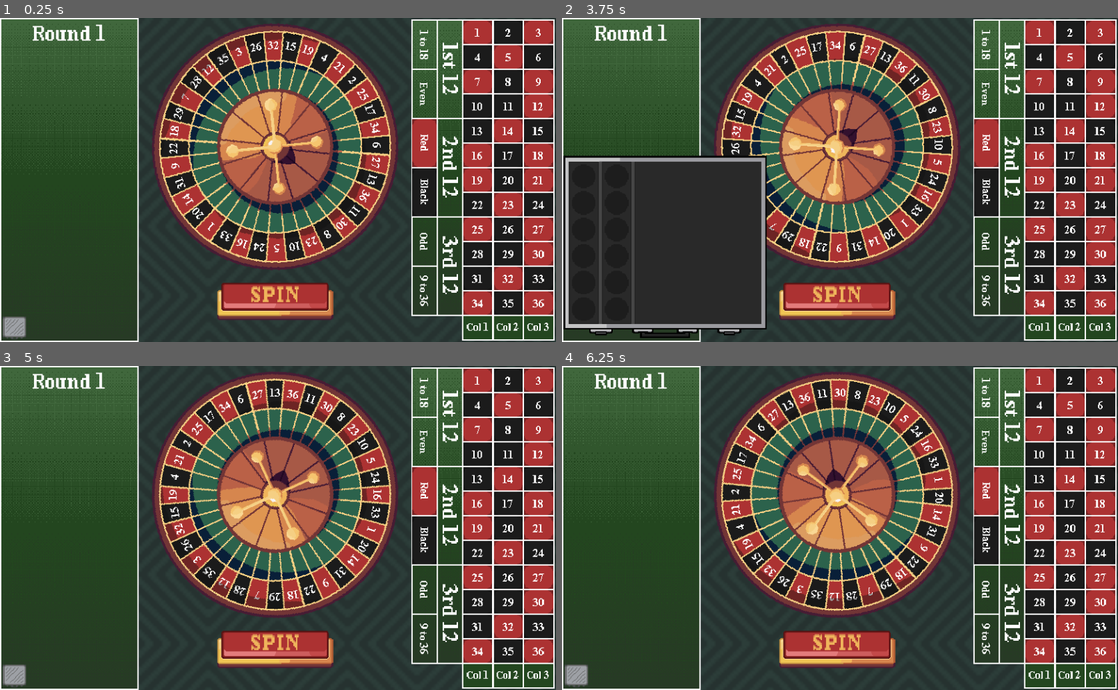
Above: before the commit, frames 1-4 (two rows, left to right).
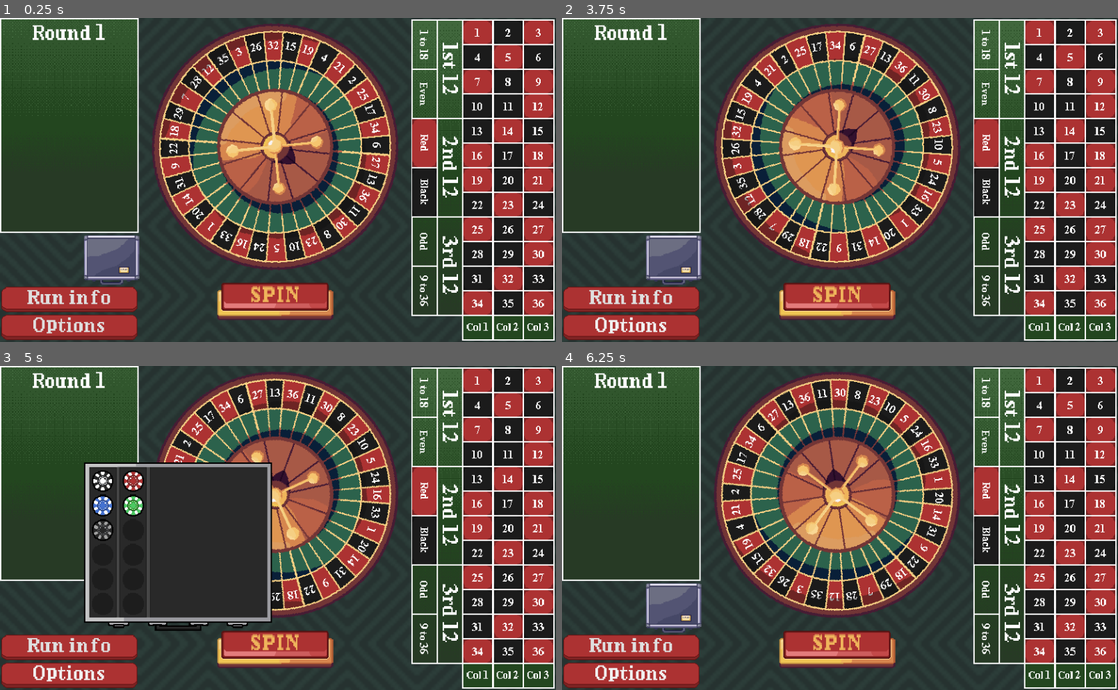
Above: after the commit, the same moments.

Repository: wonderdip/roulette-roguelike
Game: Godot game, scene res://scenes/roulette.tscn
Two runs of this game, one before a commit and one after it. Both use one fixed random seed, a clock stepped at 60 frames per second and the inputs below.
Inputs (mouse positions are in pixels of both pictures, inside the frame that each line leads up to):
- Up to frame 1 (0.25 s): no input
- Up to frame 2 (3.75 s): click (628, 299) at 0.5 s, where only the run after the commit has a clickable "Run info"; click (628, 329) at 1.25 s, where only the run after the commit has a clickable "Options"; click (628, 299) at 2 s, where only the run after the commit has a clickable "Run info"; click (628, 299) at 2.75 s, where only the run after the commit has a clickable "Run info"; drag from (578, 329) to (1040, 30) at 3.52 s
- Up to frame 3 (5 s): drag from (94, 599) to (478, 378) at 4.27 s
- Up to frame 4 (6.25 s): move the mouse to (895, 456) at 5.02 s; click (895, 456) at 5.17 s; drag from (812, 592) to (1067, 378) at 5.77 s

The runs differ from the first frame. In frame 1, 7.3% of the frame differs, in the area x 0-26%, y 0-100%; in frame 2, 12%; in frame 3, 19%, in the area x 0-49%, y 0-100%; in frame 4, 7.3%.

Commit message:
chip system done

Diff:
--- a/scenes/chip_case.tscn
+++ b/scenes/chip_case.tscn
@@ -8,41 +8,44 @@
 size = Vector2(246, 208)
 
 [sub_resource type="RectangleShape2D" id="RectangleShape2D_snhhq"]
-size = Vector2(32, 31)
+size = Vector2(76, 68)
 
 [node name="ChipCase" type="Node2D"]
 script = ExtResource("1_d1ryc")
 
 [node name="BigCase" type="Node2D" parent="."]
+visible = false
 
 [node name="BigCaseTexture" type="Sprite2D" parent="BigCase"]
-position = Vector2(130, -118)
+position = Vector2(92, -84)
 texture = ExtResource("1_lqwp2")
 
 [node name="Marker2D" type="Marker2D" parent="BigCase/BigCaseTexture"]
 unique_name_in_owner = true
 position = Vector2(-119, -107)
 
-[node name="BigArea2D" type="Area2D" parent="BigCase"]
+[node name="BigArea2D" type="Area2D" parent="BigCase/BigCaseTexture"]
 unique_name_in_owner = true
-position = Vector2(130, -118)
 
-[node name="BigCollisionShape" type="CollisionShape2D" parent="BigCase/BigArea2D"]
+[node name="BigCollisionShape" type="CollisionShape2D" parent="BigCase/BigCaseTexture/BigArea2D"]
+unique_name_in_owner = true
 position = Vector2(0, -7)
 shape = SubResource("RectangleShape2D_v37ql")
 
 [node name="SmallCase" type="Node2D" parent="."]
 
 [node name="SmallCaseTexture" type="Sprite2D" parent="SmallCase"]
-position = Vector2(130, -118)
+position = Vector2(0, -76)
 texture = ExtResource("3_snhhq")
 
-[node name="SmallArea2D" type="Area2D" parent="SmallCase"]
-position = Vector2(130, -118)
+[node name="SmallArea2D" type="Area2D" parent="SmallCase/SmallCaseTexture"]
+position = Vector2(0, 76)
 
-[node name="SmallCollisionShape" type="CollisionShape2D" parent="SmallCase/SmallArea2D"]
-position = Vector2(-112, 100.5)
+[node name="SmallCollisionShape" type="CollisionShape2D" parent="SmallCase/SmallCaseTexture/SmallArea2D"]
+unique_name_in_owner = true
 shape = SubResource("RectangleShape2D_snhhq")
 
-[connection signal="input_event" from="BigCase/BigArea2D" to="." method="_on_big_area_2d_input_event"]
-[connection signal="input_event" from="SmallCase/SmallArea2D" to="." method="_on_small_area_2d_input_event"]
+[connection signal="input_event" from="BigCase/BigCaseTexture/BigArea2D" to="." method="_on_big_area_2d_input_event"]
+[connection signal="input_event" from="SmallCase/SmallCaseTexture/SmallArea2D" to="." method="_on_small_area_2d_input_event"]
+[connection signal="mouse_entered" from="SmallCase/SmallCaseTexture/SmallArea2D" to="." method="_on_small_area_2d_mouse_entered"]
+[connection signal="mouse_exited" from="SmallCase/SmallCaseTexture/SmallArea2D" to="." method="_on_small_area_2d_mouse_exited"]
--- a/scenes/global.tscn
+++ b/scenes/global.tscn
@@ -1,7 +1,14 @@
-[gd_scene load_steps=2 format=3 uid="uid://8rc8f1g5mi0f"]
+[gd_scene load_steps=7 format=3 uid="uid://8rc8f1g5mi0f"]
 
 [ext_resource type="Script" uid="uid://5unv0ra2rj1d" path="res://scripts/global.gd" id="1_4pk28"]
+[ext_resource type="Texture2D" uid="uid://17hsdlembhb3" path="res://Assets/poker_chips/white_palette.png" id="2_6rlim"]
+[ext_resource type="Texture2D" uid="uid://cxoq5toyvhn1m" path="res://Assets/poker_chips/original_palette.png" id="2_opebo"]
+[ext_resource type="Texture2D" uid="uid://cfh0k0wh7fuuh" path="res://Assets/poker_chips/blue_palette.png" id="3_m3l3d"]
+[ext_resource type="Texture2D" uid="uid://cvdm7p3t0sr0h" path="res://Assets/poker_chips/green_palette.png" id="5_mmyj5"]
+[ext_resource type="Texture2D" uid="uid://ct02pxja1dsro" path="res://Assets/poker_chips/black_palette.png" id="6_unqd7"]
 
 [node name="Global" type="Node"]
 script = ExtResource("1_4pk28")
+chip_palettes = Array[Texture2D]([ExtResource("2_6rlim"), ExtResource("2_opebo"), ExtResource("3_m3l3d"), ExtResource("5_mmyj5"), ExtResource("6_unqd7")])
+original_palette = ExtResource("2_opebo")
 starter_money = 10
--- a/scenes/poker_chip.tscn
+++ b/scenes/poker_chip.tscn
@@ -1,7 +1,6 @@
-[gd_scene load_steps=22 format=4 uid="uid://c1qevlt2xpud"]
+[gd_scene load_steps=20 format=4 uid="uid://c1qevlt2xpud"]
 
 [ext_resource type="Script" uid="uid://buvwyd0nbqxpy" path="res://scripts/poker_chip.gd" id="1_6m1hv"]
-[ext_resource type="Texture2D" uid="uid://17hsdlembhb3" path="res://Assets/poker_chips/white_palette.png" id="2_3ux1q"]
 [ext_resource type="Texture2D" uid="uid://duyehid1gcx1u" path="res://Assets/poker_chips/poker_chip.png" id="2_6m1hv"]
 [ext_resource type="AudioStream" uid="uid://dnbfvc4aex70t" path="res://Assets/sfx/chip sfx/chip_drop1.wav" id="2_6vomn"]
 [ext_resource type="AudioStream" uid="uid://4nchfhf54stc" path="res://Assets/sfx/chip sfx/chip_pickup1.wav" id="3_8dh0e"]
@@ -13,7 +12,6 @@
 [ext_resource type="AudioStream" uid="uid://xr223l6a11ey" path="res://Assets/sfx/chip sfx/chip_pickup5.wav" id="7_f7fcw"]
 [ext_resource type="AudioStream" uid="uid://dxwkm8ob6qdwt" path="res://Assets/sfx/chip sfx/chip_pickup6.wav" id="8_6vomn"]
 [ext_resource type="Shader" uid="uid://bb68d43o3iiyg" path="res://shaders/palette_swap.gdshader" id="11_6vomn"]
-[ext_resource type="Texture2D" uid="uid://cfh0k0wh7fuuh" path="res://Assets/poker_chips/blue_palette.png" id="12_s1qk5"]
 [ext_resource type="Texture2D" uid="uid://cxoq5toyvhn1m" path="res://Assets/poker_chips/original_palette.png" id="12_x2t64"]
 
 [sub_resource type="ShaderMaterial" id="ShaderMaterial_x2t64"]
@@ -95,8 +93,6 @@
 
 [node name="PokerChip" type="Node2D"]
 script = ExtResource("1_6m1hv")
-chip_palettes = Array[Texture2D]([ExtResource("2_3ux1q"), ExtResource("12_x2t64"), ExtResource("12_s1qk5")])
-original_palette = ExtResource("12_x2t64")
 shader = ExtResource("11_6vomn")
 chip_drop = Array[AudioStream]([ExtResource("2_6vomn"), ExtResource("3_f7fcw"), ExtResource("4_6vomn")])
 chip_pickup = Array[AudioStream]([ExtResource("3_8dh0e"), ExtResource("4_5d561"), ExtResource("5_htmys"), ExtResource("6_ee8jj"), ExtResource("7_f7fcw"), ExtResource("8_6vomn")])
--- a/scenes/roulette.tscn
+++ b/scenes/roulette.tscn
@@ -1,9 +1,11 @@
-[gd_scene load_steps=22 format=3 uid="uid://bu4pl1mksn5kx"]
+[gd_scene load_steps=32 format=3 uid="uid://bu4pl1mksn5kx"]
 
 [ext_resource type="Script" uid="uid://d3dr0jruo0527" path="res://scripts/roulette.gd" id="1_6afvn"]
 [ext_resource type="Texture2D" uid="uid://d2nfkvoahfi3d" path="res://Assets/background.png" id="2_6wnlc"]
+[ext_resource type="Shader" uid="uid://bb68d43o3iiyg" path="res://shaders/palette_swap.gdshader" id="2_co0ci"]
 [ext_resource type="PackedScene" uid="uid://cjw317m5l7q6x" path="res://scenes/layout.tscn" id="3_lp4gq"]
 [ext_resource type="Texture2D" uid="uid://drgnlxrwgisfc" path="res://Assets/box.png" id="5_waas3"]
+[ext_resource type="Texture2D" uid="uid://duyehid1gcx1u" path="res://Assets/poker_chips/poker_chip.png" id="6_bjn61"]
 [ext_resource type="PackedScene" uid="uid://4r7gptm47fy1" path="res://scenes/wheel.tscn" id="7_6wnlc"]
 [ext_resource type="Script" uid="uid://d357ubukoc6yv" path="res://scripts/ball_spin.gd" id="7_8wylf"]
 [ext_resource type="AudioStream" uid="uid://nxwmska4fde2" path="res://Assets/sfx/wheelticks/tickOne.wav" id="8_8he63"]
@@ -18,15 +20,44 @@
 [ext_resource type="Texture2D" uid="uid://bliotju7xi1on" path="res://Assets/spin_button.png" id="17_ucm42"]
 [ext_resource type="Texture2D" uid="uid://dtmj47j5s48rx" path="res://Assets/spin_button_down.png" id="18_o21qx"]
 [ext_resource type="FontFile" uid="uid://rkcb8hktwivk" path="res://fonts/Pixel TimesB.ttf" id="19_ib2xu"]
+[ext_resource type="PackedScene" uid="uid://c1qevlt2xpud" path="res://scenes/poker_chip.tscn" id="20_6wnlc"]
+[ext_resource type="Script" uid="uid://gy7s5vuy40aj" path="res://scripts/chip_spawn.gd" id="21_bjn61"]
 [ext_resource type="Texture2D" uid="uid://dpdnus2x8i72n" path="res://Assets/scoring_background.png" id="21_lp4gq"]
 [ext_resource type="PackedScene" uid="uid://ctwdx2eioe7ms" path="res://scenes/chip_case.tscn" id="21_waas3"]
+[ext_resource type="Texture2D" uid="uid://dwpv06qovkanj" path="res://Assets/button.png" id="25_8wylf"]
+[ext_resource type="Texture2D" uid="uid://b7xj2tlqwryft" path="res://Assets/button_pressed.png" id="26_8he63"]
 
 [sub_resource type="Theme" id="Theme_lp4gq"]
 default_font = ExtResource("19_ib2xu")
 default_font_size = 8
 
+[sub_resource type="StyleBoxEmpty" id="StyleBoxEmpty_8he63"]
+
+[sub_resource type="StyleBoxTexture" id="StyleBoxTexture_8he63"]
+texture = ExtResource("25_8wylf")
+texture_margin_left = 6.0
+texture_margin_top = 6.0
+texture_margin_right = 6.0
+texture_margin_bottom = 12.0
+
+[sub_resource type="StyleBoxTexture" id="StyleBoxTexture_yrbwv"]
+texture = ExtResource("26_8he63")
+texture_margin_left = 6.0
+texture_margin_top = 12.0
+texture_margin_right = 6.0
+texture_margin_bottom = 8.0
+
+[sub_resource type="Theme" id="Theme_co0ci"]
+default_font = ExtResource("19_ib2xu")
+default_font_size = 16
+Button/styles/focus = SubResource("StyleBoxEmpty_8he63")
+Button/styles/hover = SubResource("StyleBoxTexture_8he63")
+Button/styles/normal = SubResource("StyleBoxTexture_8he63")
+Button/styles/pressed = SubResource("StyleBoxTexture_yrbwv")
+
 [node name="Roulette" type="Node2D"]
 script = ExtResource("1_6afvn")
+shader = ExtResource("2_co0ci")
 
 [node name="Background" type="Sprite2D" parent="."]
 z_index = -10
@@ -36,16 +67,16 @@
 [node name="Scoring" type="Node2D" parent="."]
 
 [node name="Sprite2D" type="Sprite2D" parent="Scoring"]
-position = Vector2(96, 224)
+position = Vector2(96, 148.5)
 texture = ExtResource("21_lp4gq")
 
 [node name="Control" type="Control" parent="Scoring"]
 layout_mode = 3
 anchors_preset = 0
 offset_left = 2.0
-offset_top = 3.0
+offset_top = 2.0
 offset_right = 190.0
-offset_bottom = 447.0
+offset_bottom = 297.0
 mouse_filter = 2
 theme = SubResource("Theme_lp4gq")
 
@@ -73,6 +104,11 @@
 patch_margin_right = 2
 patch_margin_bottom = 2
 
+[node name="Sprite2D" type="Sprite2D" parent="Scoring/Control/BetDetails"]
+position = Vector2(165, 27)
+texture = ExtResource("6_bjn61")
+hframes = 4
+
 [node name="HBoxContainer" type="HBoxContainer" parent="Scoring/Control/BetDetails"]
 layout_mode = 0
 offset_left = 7.0
@@ -125,7 +161,7 @@
 offset_left = -2.0
 offset_top = 33.0
 offset_right = 190.0
-offset_bottom = 236.0
+offset_bottom = 295.0
 theme_override_constants/separation = -2
 
 [node name="Layout" parent="." instance=ExtResource("3_lp4gq")]
@@ -163,8 +199,39 @@
 texture_disabled = ExtResource("18_o21qx")
 
 [node name="ChipCase" parent="." instance=ExtResource("21_waas3")]
-position = Vector2(2, 446)
-
-[node name="ChipTray" type="Node2D" parent="."]
+position = Vector2(154, 335)
+
+[node name="Chips" type="Node2D" parent="."]
+script = ExtResource("21_bjn61")
+chip_scene = ExtResource("20_6wnlc")
+
+[node name="Control" type="Control" parent="."]
+layout_mode = 3
+anchors_preset = 0
+offset_top = 372.0
+offset_right = 192.0
+offset_bottom = 447.0
+theme = SubResource("Theme_co0ci")
+
+[node name="VBoxContainer" type="VBoxContainer" parent="Control"]
+layout_mode = 1
+anchors_preset = 15
+anchor_right = 1.0
+anchor_bottom = 1.0
+offset_left = 2.0
+offset_right = -2.0
+grow_horizontal = 2
+grow_vertical = 2
+theme_override_constants/separation = 2
+
+[node name="RunInfo" type="Button" parent="Control/VBoxContainer"]
+custom_minimum_size = Vector2(0, 32)
+layout_mode = 2
+text = "Run info"
+
+[node name="Options" type="Button" parent="Control/VBoxContainer"]
+custom_minimum_size = Vector2(0, 32)
+layout_mode = 2
+text = "Options"
 
 [connection signal="pressed" from="SpinButton" to="BallSpin" method="_on_spin_button_pressed"]
--- a/scripts/chip_case.gd
+++ b/scripts/chip_case.gd
@@ -1,5 +1,5 @@
 extends Node2D
-class_name BriefCase
+class_name ChipCase
 
 @export var rows: int = 2
 @export var col: int = 6
@@ -7,15 +7,16 @@
 var start_pos: Vector2
 var chip_width: int = 30
 var x_offset: int = 12
-var y_offset: int = 3
+var y_offset: int = 4
 
 @onready var big_case: Node2D = $BigCase
 @onready var small_case: Node2D = $SmallCase
-@onready var big_collision_shape: CollisionShape2D = $BigCase/BigArea2D/BigCollisionShape
-@onready var small_collision_shape: CollisionShape2D = $SmallCase/SmallArea2D/SmallCollisionShape
+@onready var big_collision_shape: CollisionShape2D = %BigCollisionShape
+@onready var small_collision_shape: CollisionShape2D = %SmallCollisionShape
 
 var open: bool = true
 var _is_animating: bool = false
+var slots: Array[ChipSlot] = []
 
 func _ready() -> void:
 	start_pos = %Marker2D.global_position
@@ -43,7 +44,11 @@
 	big_case.scale = Vector2.ZERO
 
 	var tween = create_tween()
+	tween.set_parallel(true)
+	tween.tween_property(small_case, "scale", Vector2.ZERO, 0.15).set_trans(Tween.TRANS_QUAD).set_ease(Tween.EASE_OUT)
 	tween.tween_property(big_case, "scale", Vector2.ONE, 0.3).set_trans(Tween.TRANS_SPRING).set_ease(Tween.EASE_OUT)
+
+	_tween_slotted_chips_scale(tween, Vector2.ZERO, Vector2.ONE, 0.3, 0.05)
 	await tween.finished
 
 	big_collision_shape.disabled = false
@@ -57,22 +62,35 @@
 
 	big_collision_shape.disabled = true
 	small_collision_shape.disabled = true
-
+	small_case.show()
 	var tween = create_tween()
+	tween.set_parallel(true)
 	tween.tween_property(big_case, "scale", Vector2.ZERO, 0.15).set_trans(Tween.TRANS_QUAD).set_ease(Tween.EASE_OUT)
+	tween.tween_property(small_case, "scale", Vector2.ONE, 0.15).set_trans(Tween.TRANS_QUAD).set_ease(Tween.EASE_OUT)
+	_tween_slotted_chips_scale(tween, Vector2.ONE, Vector2.ZERO, 0.15)
 	await tween.finished
 
 	big_case.hide()
-	small_case.show()
+
 	small_collision_shape.disabled = false
 	_is_animating = false
+
+func _tween_slotted_chips_scale(tween: Tween, from: Vector2, to: Vector2, duration: float, delay: float = 0.0) -> void:
+	for slot in slots:
+		if slot.case == self and slot.chip_in == true and slot.chip:
+			var chip = slot.chip
+			chip.scale = from
+			tween.tween_property(chip, "scale", to, duration)\
+				.set_trans(Tween.TRANS_SPRING).set_ease(Tween.EASE_OUT)\
+				.set_delay(delay)
 
 func spawn_chip_slots() -> void:
 	for i in range(1, rows * col + 1):
 		var slot = ChipSlot.new()
 		slot.slot_number = i
-		slot.position = get_slot_global_position(i)  # store as global; ChipSlot uses global_position
+		slot.position = get_slot_global_position(i)
 		slot.case = self
+		slots.append(slot)
 		add_child(slot)
 
 func _on_small_area_2d_input_event(_viewport: Node, event: InputEvent, _shape_idx: int) -> void:
@@ -81,6 +99,14 @@
 
 func _on_big_area_2d_input_event(_viewport: Node, event: InputEvent, _shape_idx: int) -> void:
 	if event is InputEventMouseButton and event.button_index == MOUSE_BUTTON_LEFT and event.pressed:
-		# Only close if nothing is overlapping (e.g. no chip is hovering over it)
-		if %BigArea2D.get_overlapping_areas().size() < 1:
-			close_case()
+		await get_tree().process_frame
+		var overlapping = %BigArea2D.get_overlapping_areas()
+		if overlapping.any(func(a): return a.get_parent() is PokerChip and a.get_parent().dragging):
+			return
+		close_case()
+
+func _on_small_area_2d_mouse_entered() -> void:
+	small_case.modulate = Color(0.8, 0.8, 0.8)
+
+func _on_small_area_2d_mouse_exited() -> void:
+	small_case.modulate = Color.WHITE
--- a/scripts/chip_slot.gd
+++ b/scripts/chip_slot.gd
@@ -2,8 +2,10 @@
 class_name ChipSlot
 
 @export var slot_number: int
-@export var case: BriefCase
+@export var case: ChipCase
 @export var chip: PokerChip  # The chip currently occupying this slot (null = free)
+
+var chip_in: bool = true
 
 func _ready() -> void:
 	add_to_group("chip_slots")
--- /dev/null
+++ b/scripts/chip_spawn.gd
@@ -0,0 +1,15 @@
+extends Node2D
+
+@export var chip_scene: PackedScene
+
+
+# Called when the node enters the scene tree for the first time.
+func _ready() -> void:
+	spawn_chips()
+
+func spawn_chips():
+	for i in Global.ChipType.size():
+		var chip = chip_scene.instantiate() as PokerChip
+		chip.chip_type = i
+		add_child(chip)
+		chip.go_to_chip_slot()
--- a/scripts/global.gd
+++ b/scripts/global.gd
@@ -70,6 +70,9 @@
 
 @export var RED_COLOR: = Color("ac3232")
 @export var BLACK_COLOR: = Color("1b1b1b")
+@export var chip_palettes: Array[Texture2D]
+@export var original_palette: Texture2D
+
 
 var DEFAULT_NUMBER_COLORS: Dictionary[int, BetColor] = {
 	1: BetColor.RED,
--- a/scripts/poker_chip.gd
+++ b/scripts/poker_chip.gd
@@ -2,8 +2,7 @@
 class_name PokerChip
 
 @export var chip_type: Global.ChipType = Global.ChipType.WHITE
-@export var chip_palettes: Array[Texture2D]
-@export var original_palette: Texture2D
+
 
 @export var shader: Shader
 @export var chip_drop: Array[AudioStream]
@@ -22,13 +21,19 @@
 	_layout_area = get_tree().get_first_node_in_group("layout_area")
 	_apply_palette()
 
+	for slot in get_tree().get_nodes_in_group("chip_slots"):
+		if slot.slot_number == chip_type + 1:
+			home_slot = slot
+			slot.chip = self
+
+
 func _apply_palette() -> void:
-	if chip_palettes.is_empty():
+	if Global.chip_palettes.is_empty():
 		return
 	var mat = ShaderMaterial.new()
 	mat.shader = shader
-	mat.set_shader_parameter("original_palette", original_palette)
-	mat.set_shader_parameter("new_palette", chip_palettes[chip_type])
+	mat.set_shader_parameter("original_palette", Global.original_palette)
+	mat.set_shader_parameter("new_palette", Global.chip_palettes[chip_type])
 	mat.set_shader_parameter("colors_count", 6)
 	mat.set_shader_parameter("tolerance", 0.01)
 	$Sprite2D.material = mat
@@ -59,17 +64,16 @@
 	if Global.spinning:
 		return
 	if event is InputEventMouseButton and event.button_index == MOUSE_BUTTON_LEFT and event.pressed:
+		get_viewport().set_input_as_handled()  # stop the click reaching the case
 		pick_up()
 
 func pick_up() -> void:
 	dragging = true
+	home_slot.chip_in = false
+	scale = Vector2.ONE
 	Global.remove_bet(self)
 	_play_sfx(chip_pickup)
 	chip_shake()
-
-	if home_slot:
-		home_slot.chip = null
-		home_slot = null
 
 func _drop() -> void:
 	dragging = false
@@ -82,7 +86,7 @@
 		Global.place_bet(nearest_zone, self)  # pass self
 	else:
 		_clear_highlight()
-		_return_to_tray()
+		_return_to_case()
 
 func _find_nearest_zone() -> void:
 	var best: BetZone = null
@@ -136,28 +140,24 @@
 	)
 	return rect.has_point(global_position)
 
-func _return_to_tray() -> void:
-	# Find the first free slot
-	var free_slot: ChipSlot = null
-	for slot in get_tree().get_nodes_in_group("chip_slots"):
-		if slot.chip == null:
-			free_slot = slot
-			break
+func _return_to_case() -> void:
+	home_slot.chip_in = true
+	if home_slot.case.open:
+		go_to_chip_slot()
+	else:
+		var tween = create_tween()
+		tween.set_parallel(true)
+		tween.tween_property(self, "global_position", home_slot.case.global_position, 0.3)\
+			.set_trans(Tween.TRANS_SPRING).set_ease(Tween.EASE_OUT)
+		tween.tween_property(self, "scale", Vector2.ZERO, 0.3)\
+			.set_trans(Tween.TRANS_QUAD).set_ease(Tween.EASE_OUT)
 
-	if free_slot == null:
-		# No free slot — just stay in tray at current position
-		return
-
-	free_slot.chip = self
-	home_slot = free_slot
-
-	# Open case so player can see where chip is going
-	if not free_slot.case.open:
-		free_slot.case.open_case()
-
+func go_to_chip_slot():
+	home_slot.chip_in = true
 	var tween = create_tween()
-	tween.tween_property(self, "global_position", free_slot.global_position, 0.3)\
-		.set_trans(Tween.TRANS_SPRING).set_ease(Tween.EASE_OUT)
+	tween.tween_property(self, "global_position", home_slot.global_position, 0.3).set_trans(Tween.TRANS_SPRING).set_ease(Tween.EASE_OUT)
+	if not home_slot.case.open:
+		scale = Vector2.ZERO
 
 func chip_shake() -> void:
 	var tween = create_tween()
--- a/scripts/roulette.gd
+++ b/scripts/roulette.gd
@@ -4,6 +4,8 @@
 @onready var bets_container: VBoxContainer = $Scoring/Control/BetsContainer
 @onready var round_label: Label = $Scoring/Control/RoundLabel
 @onready var spin_button: TextureButton = $SpinButton
+
+@export var shader: Shader
 
 func _ready() -> void:
 	Global.update_bet.connect(_on_bet_updated)
@@ -30,3 +32,11 @@
 		details.get_node("HBoxContainer/VBoxContainer2/Bet").text = Global.type_to_string(bet.type)
 		details.get_node("HBoxContainer/VBoxContainer2/Odds").text = "%.2f%%" % Global.get_odds(bet.type)
 		details.get_node("HBoxContainer/VBoxContainer2/Payout").text = "%d$" % roundi(Global.calculate_payout(bet, chip))
+
+		var mat = ShaderMaterial.new()
+		mat.shader = shader
+		mat.set_shader_parameter("original_palette", Global.original_palette)
+		mat.set_shader_parameter("new_palette", Global.chip_palettes[chip.chip_type])
+		mat.set_shader_parameter("colors_count", 6)
+		mat.set_shader_parameter("tolerance", 0.01)
+		details.get_node("Sprite2D").material = mat
Binary file added: Assets/button.png
Not shown, added: Assets/button.png.import
Binary file added: Assets/button_pressed.png
Not shown, added: Assets/button_pressed.png.import
Binary file changed: Assets/mini_chip_case.png
Binary file added: Assets/poker_chips/black_palette.png
Not shown, added: Assets/poker_chips/black_palette.png.import
Binary file added: Assets/poker_chips/green_palette.png
Not shown, added: Assets/poker_chips/green_palette.png.import
Binary file changed: Assets/scoring_background.png
Not shown, added: scripts/chip_spawn.gd.uid
